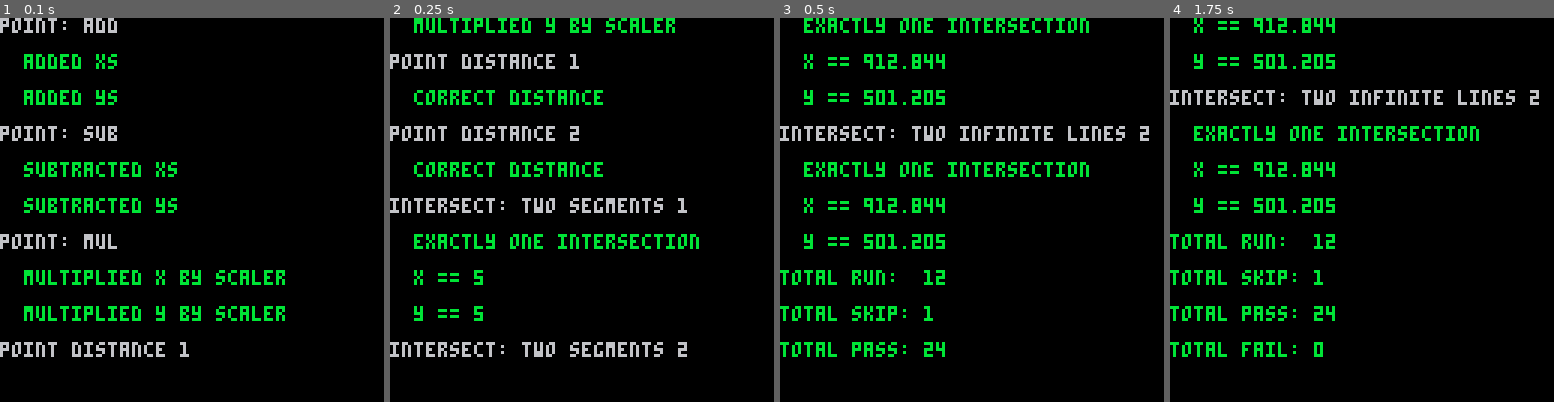
Above: before the commit, frames 1-4 (left to right).
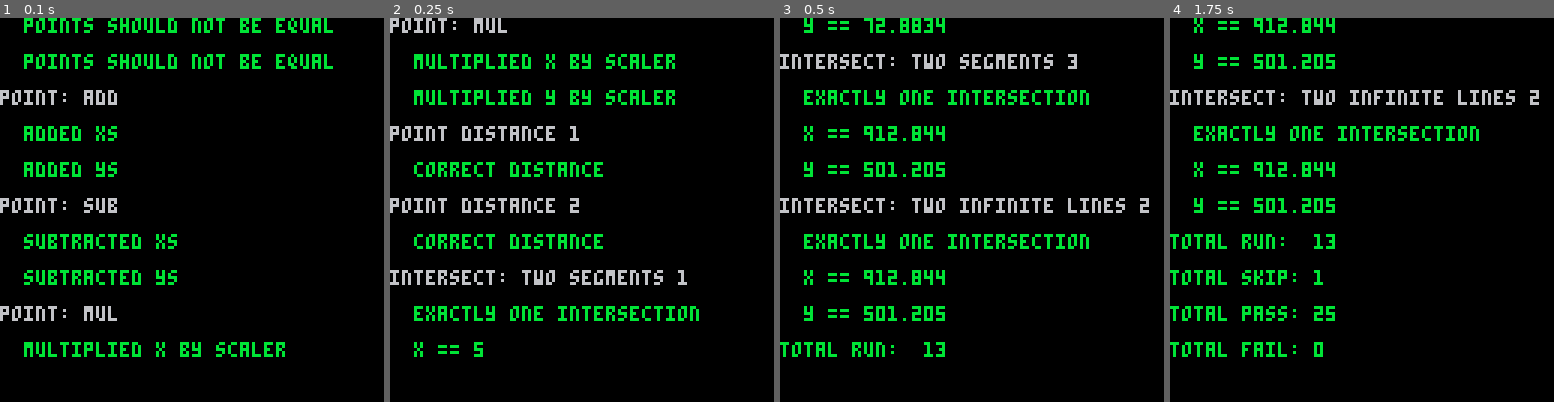
Above: after the commit, the same moments.

Repository: ajbowen249/pico_rico
Game: PICO-8 cartridge test/unit_tests.p8
Two runs of this game, one before a commit and one after it. Both use one fixed random seed, a clock stepped at 60 frames per second and the inputs below.
Inputs:
- Up to frame 1 (0.1 s): no input
- Up to frame 2 (0.25 s): no input
- Up to frame 3 (0.5 s): tap X (X key) at 0.33 s
- Up to frame 4 (1.75 s): tap O (Z key) at 0.7, 1.7 s; tap X (X key) at 1.07 s; hold Right from 1.6 s (still down)

The runs differ from the first frame. In frame 1, 10% of the frame differs, in the area x 0-87%, y 0-89%; in frame 2, 9.8%; in frame 3, 11%, in the area x 0-97%, y 0-89%; in frame 4, less than 0.1%.

Commit message:
add coroutine helper

Diff:
--- /dev/null
+++ b/lib/co_controller.p8
@@ -0,0 +1,25 @@
+pico-8 cartridge // http://www.pico-8.com
+version 41
+__lua__
+
+-- helper to extract coroutine boilerplate
+-- have yet to decide whether this should be a singleton...
+function new_co_controller()
+  return {
+    coroutines = {},
+    add = function(self, func)
+      self.coroutines[#self.coroutines + 1] = cocreate(func)
+    end,
+    process = function(self)
+      for i, coroutine in ipairs(self.coroutines) do
+        if costatus(coroutine) != 'dead' then
+          coresume(coroutine)
+        end
+
+        if costatus(coroutine) == 'dead' then
+          del(self.coroutines, coroutine)
+        end
+      end
+    end,
+  }
+end
--- /dev/null
+++ b/test/test_co_controller.p8
@@ -0,0 +1,31 @@
+pico-8 cartridge // http://www.pico-8.com
+version 41
+__lua__
+
+test("co_controller: happy path", function(t)
+  local controller = new_co_controller()
+  local total = 0
+  controller:add(function()
+    total += 1
+  end)
+
+  controller:add(function()
+    total += 1
+    yield()
+    total += 1
+  end)
+
+  controller:add(function()
+    total += 1
+    yield()
+    total += 1
+    yield()
+    total += 1
+  end)
+
+  while #controller.coroutines > 0 do
+    controller:process()
+  end
+
+  t:expect_eq(6, total, "expected total to reach 6")
+end)
--- a/test/unit_tests.p8
+++ b/test/unit_tests.p8
@@ -3,6 +3,7 @@
 __lua__
 
 #include ../lib/constants.p8
+#include ../lib/co_controller.p8
 #include ../lib/library.p8
 #include ../lib/math.p8
 #include ../lib/bezier.p8
@@ -14,6 +15,7 @@
 
 #include ./framework.p8
 
+#include ./test_co_controller.p8
 #include ./test_math.p8
 #include ./test_math_intersection.p8
 
